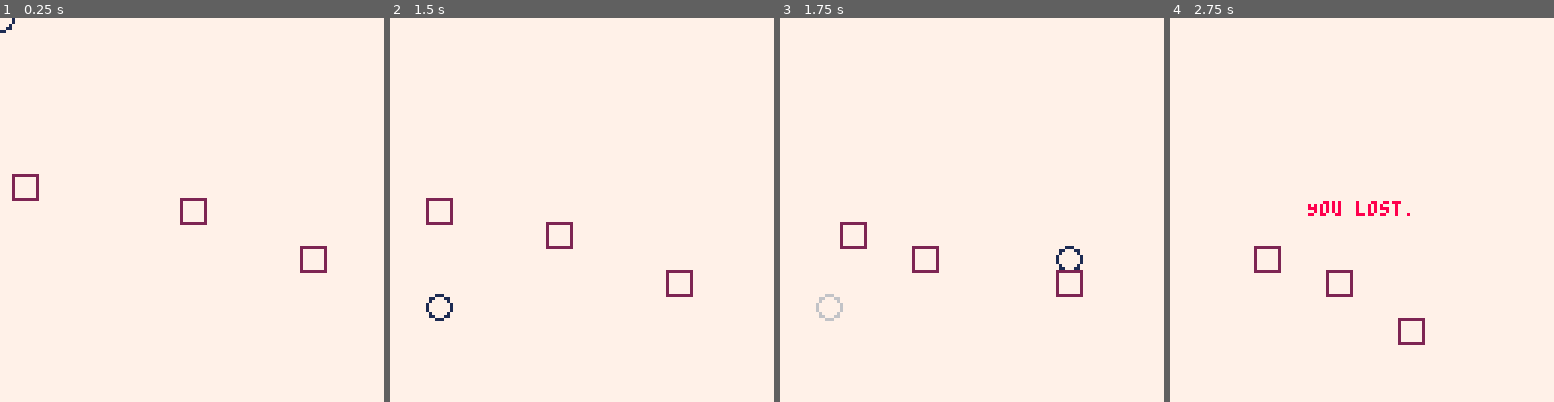
Above: before the commit, frames 1-4 (left to right).
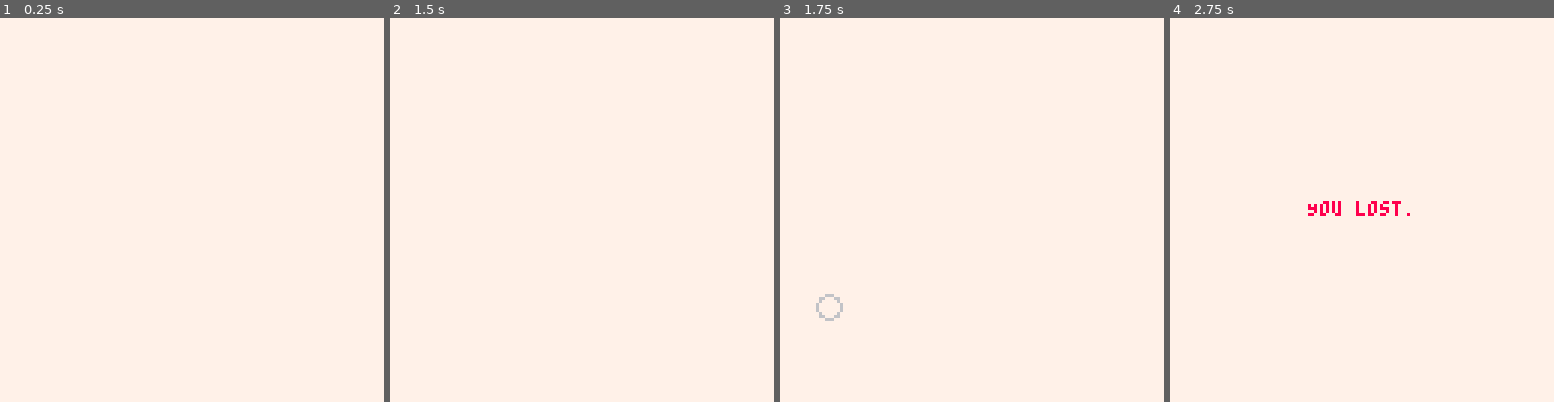
Above: after the commit, the same moments.

Repository: metageek/time-twister
Game: PICO-8 cartridge pico-8/tt.p8
Two runs of this game, one before a commit and one after it. Both use one fixed random seed, a clock stepped at 60 frames per second and the inputs below.
Inputs:
- Up to frame 1 (0.25 s): no input
- Up to frame 2 (1.5 s): tap O (Z key) at 0.7 s
- Up to frame 3 (1.75 s): hold Right from 1.6 s (still down); tap O (Z key) at 1.7 s
- Up to frame 4 (2.75 s): release Right at 2.1 s; tap O (Z key) at 2.1, 2.5 s; hold Up 2.15-2.42 s; hold Right from 2.47 s (still down)

The runs differ from the first frame. In frame 1, 0.6% of the frame differs, in the area x 0-86%, y 0-67%; in frame 2, 0.7%, in the area x 9-79%, y 46-79%; in frame 3, 0.7%; in frame 4, 0.6%.

Commit message:
Sprites for robots and current player.

Diff:
--- a/pico-8/tt.lua
+++ b/pico-8/tt.lua
@@ -164,7 +164,7 @@
 
    p.draw = function()
       if p.state == 0
-      then circ(p.x, p.y, 4, 1)
+      then spr(1, p.x - 4, p.y - 4)
       elseif p.state == 1
       then say("You won!")
       else say("You lost.")
@@ -265,19 +265,21 @@
    end
 
    r.update = function()
-      local p = nearestPlayer(r.x, r.y)
-
-      if p.updated and r.exists
-      then
-         r.x += r.dx(p)
-         r.y += r.dy(p)
+      r.p = nearestPlayer(r.x, r.y)
+
+      if r.p.updated and r.exists
+      then
+         r.x += r.dx(r.p)
+         r.y += r.dy(r.p)
       end
    end
 
    r.draw = function()
       if r.exists
       then
-         rect(r.x - 4, r.y - 4, r.x + 4, r.y + 4, 2)
+         local flipped = r.p.x < r.x
+
+         spr(2, r.x - 4, r.y - 4, 1, 1, flipped)
       else
          line(r.x - 4, r.y - 4, r.x + 4, r.y + 4, 2)
          line(r.x - 4, r.y + 4, r.x + 4, r.y - 4, 2)
